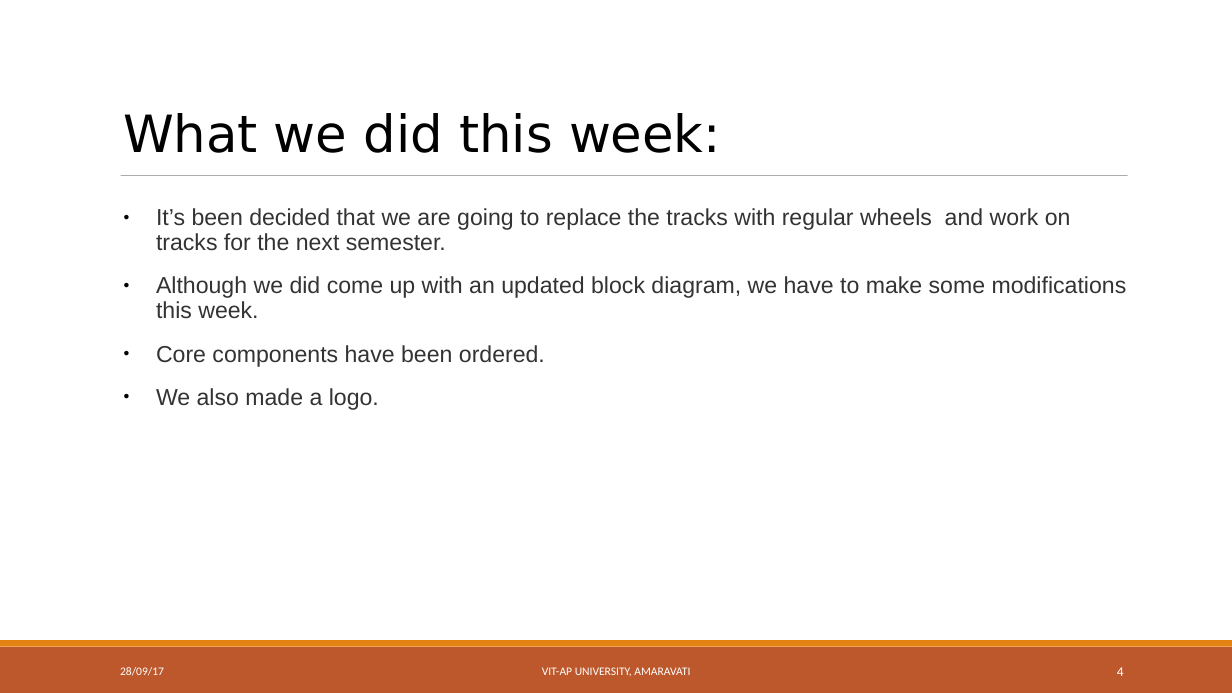
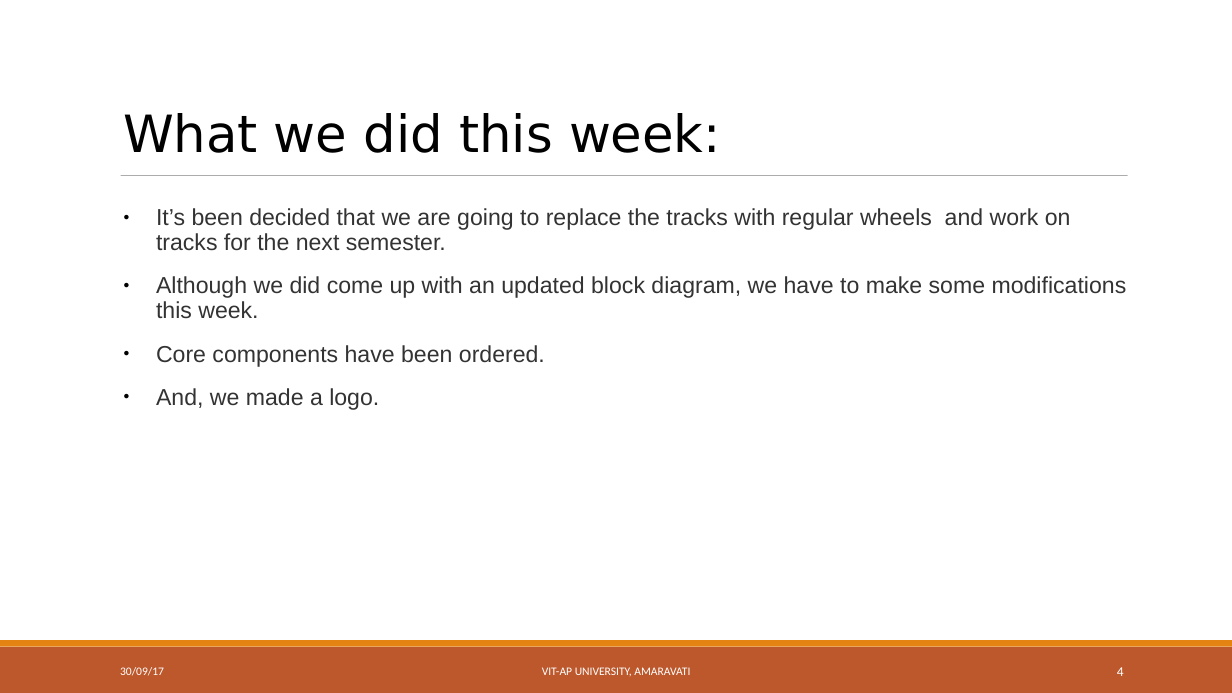
Before and after one commit to 2DSharp/BlueBerry, a slide deck: slide 4 of Documentation/Presentations/2.WeeklyProgress.odp. Drawn at 1232x693 pixels with LibreOffice and Linux fonts; fonts in the diff are those of the drawing. Boxes give left, top, right and bottom in pixels: in the first picture for what was removed or moved away, otherwise in the second. Text is boxed around its words. In the diff, an @@ line names an element or a change of style, - is before the commit and + after.

```diff
--- a/Documentation/Presentations/2.WeeklyProgress.odp
+++ b/Documentation/Presentations/2.WeeklyProgress.odp
@@ text at <box>156,388,379,410</box>: text changed @@
-● We also made a logo.
+● And, we made a logo.
@@ text at <box>120,667,164,676</box>: text changed @@
-28/09/17
+30/09/17
```
Also in this commit, not shown: 10 other slides changed, 1 slide added, 1 slide removed, 5 other files.
